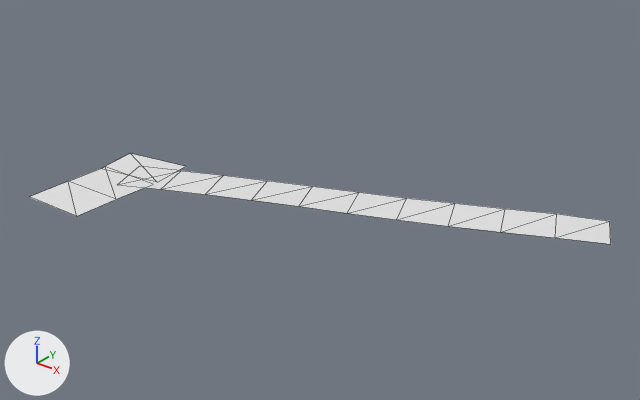
One commit to the OBJ model models/areas/sprouthollow/path_0_0.obj: the scene before it, then after it.
Before and after are seen from a 50 mm lens placed at (21.62, -36.92, 12.11), pointed at (6.43, -17.94, 0.34). Lighting does not change. The marker at lower left points along +X, +Y and +Z. The first picture is the older version. Mesh edges are drawn as thin lines. Where no turn or scale is listed for an object, it has been applied to the vertices. Vertices at exactly the same position are counted once.

Names of what the first picture shows: 'path_0_0'.
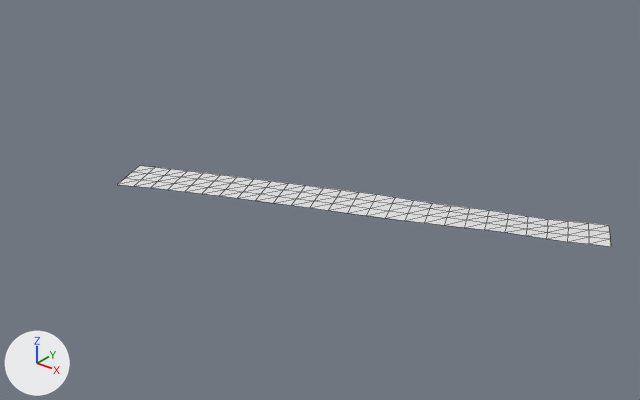
Pixel boxes [x1, y1, x2, y2] of what changed, in the pictures (640 x 400 px):
'path_0_0', reshaped (15% narrower, 11% shorter): before [30, 153, 611, 244]; after [117, 166, 611, 247]
part 1 of me_path_0_0, deleted: before [30, 167, 152, 216]
part 2 of me_path_0_0, reshaped: before [103, 153, 611, 244]; after [117, 166, 611, 247]

Edits to the bpy script that builds the scene:
```text
Change me_path_0_0:
    used by ob_path_0_0; location = (0.0, 0.0, 0.0)
    remove me_path_0_0.from_pydata(...)  # 32 vertices, 26 faces; spans x -1.4..14.3, y -23.0..-13.3, z 0.0..0.1
    add me_path_0_0.from_pydata(...)  # 108 vertices, 156 faces; spans x -0.3..14.3, y -20.7..-13.3, z -0.1..0.1
    me_path_0_0 part 1: the loose piece of 6 vertices spanning x -1.2..1.2, y -23.0..-20.0, z 0.1 is deleted
    me_path_0_0 part 2
    20 vertices are removed from x -1.4..13.7, y -20.2..-13.3, z 0.0..0.1
    22 faces are deleted
    1 vertex moves within x 14.3, y -14.7, z 0.1
    42 vertices are added at x -0.1..14.1, y -20.3..-13.5, z -0.1..0.1
    5 new vertices lie (0.5, 0.3, 0.0) away from vertices in x -0.3..6.9, y -20.3..-16.3, z 0.1
    6 new vertices lie (0.6, 0.2, 0.0) away from vertices in x 0.2..7.4, y -20.7..-16.5, z 0.1
    7 new vertices lie (0.3, 0.7, 0.0) away from vertices in x 0.3..7.9, y -20.7..-17.5, z 0.1
    5 new vertices lie (0.5, 0.2, 0.0) away from vertices in x 2.5..8.2, y -19.8..-16.3, z 0.1
    5 new vertices lie (-0.2, 0.5, 0.0) away from vertices in x 0.3..7.3, y -20.7..-17.7, z 0.1
    6 new vertices lie (-0.6, -0.2, 0.0) away from vertices in x 6.4..13.6, y -18.0..-14.0, z 0.0..0.1
    5 new vertices lie (-0.5, -0.2, 0.0) away from vertices in x 5.8..13.0, y -18.2..-14.7, z 0.0..0.1
    6 new vertices lie (0.5, 0.2, 0.0) away from vertices in x 3.0..13.4, y -19.6..-14.0, z 0.0..0.1
    5 new vertices lie (0.2, -0.5, 0.0) away from vertices in x 3.9..13.0, y -18.6..-14.7, z 0.0..0.1
    5 new vertices lie (-0.2, 0.5, -0.1) away from vertices in x 9.8..13.9, y -16.1..-13.8, z 0.0..0.1
    5 new vertices lie (-0.5, -0.3, 0.0) away from vertices in x 5.5..12.6, y -18.4..-13.7, z -0.1..0.1
    156 new faces join them
```
